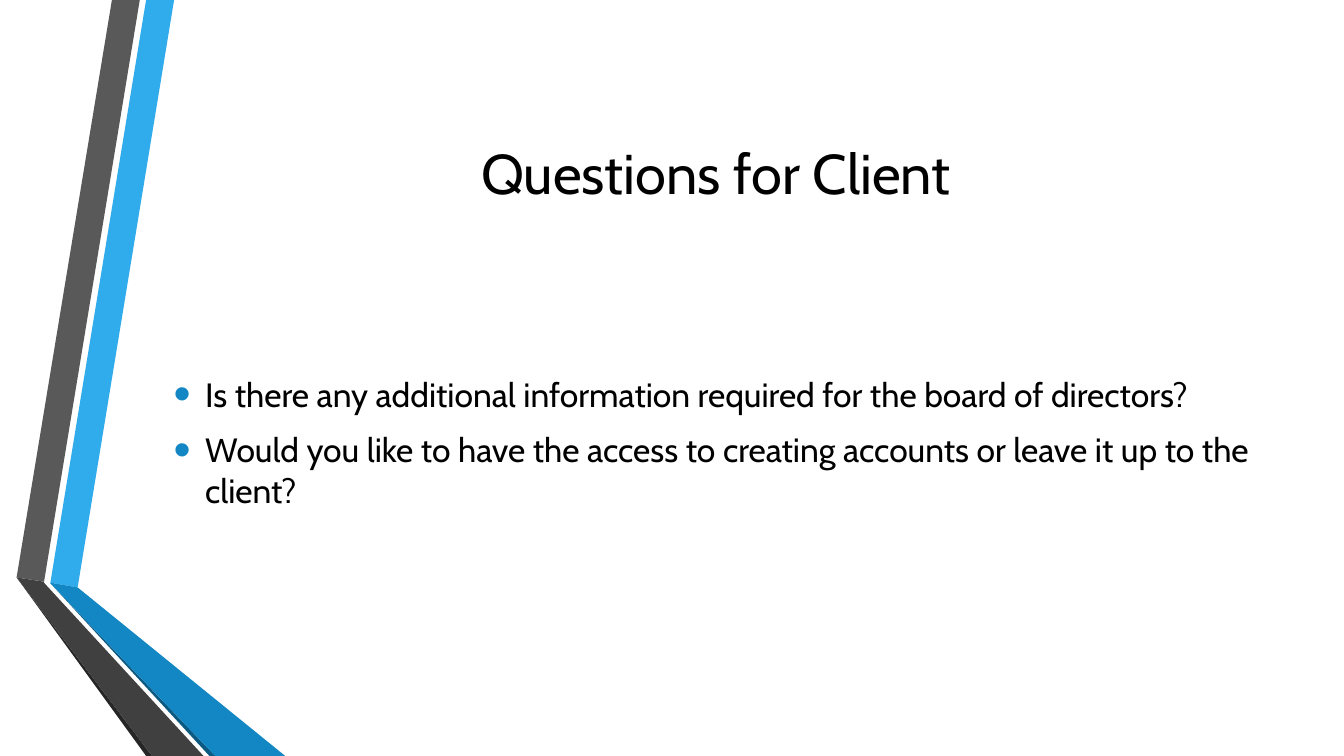
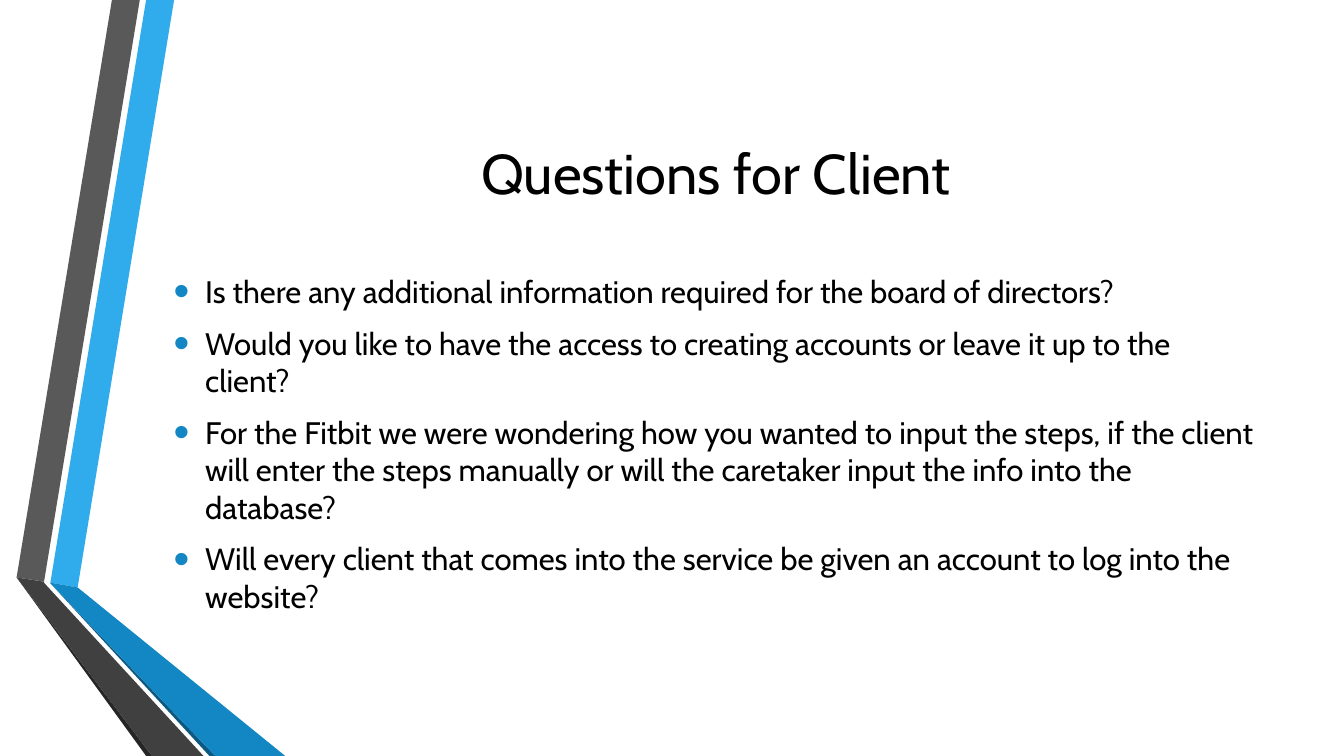
Before and after one commit to amirbukhari/HPS, a slide deck: slide 14 of Main Metaphor.pptx (slide 9 before the commit). Drawn at 1344x756 pixels with LibreOffice and Linux fonts; fonts in the diff are those of the drawing; background and template pictures are left out. Boxes give left, top, right and bottom in pixels: in the first picture for what was removed or moved away, otherwise in the second. Text is boxed around its words. In the diff, an @@ line names an element or a change of style, - is before the commit and + after.

```diff
--- a/Main Metaphor.pptx
+++ b/Main Metaphor.pptx
@@ text at (205,279,1170,393): size 24 to 22.2 pt in "Is there any additional information required for ...", "Would you like to have the access ..." @@
@@ text at (205,420,1252,609): paragraphs added @@
+• For the Fitbit we were wondering how you wanted to input the steps, if the client will enter the steps manually or will the caretaker input the info into the database?
+• Will every client that comes into the service be given an account to log into the website?
```
Also in this commit, not shown: 1 other slide changed, 5 slides added.
